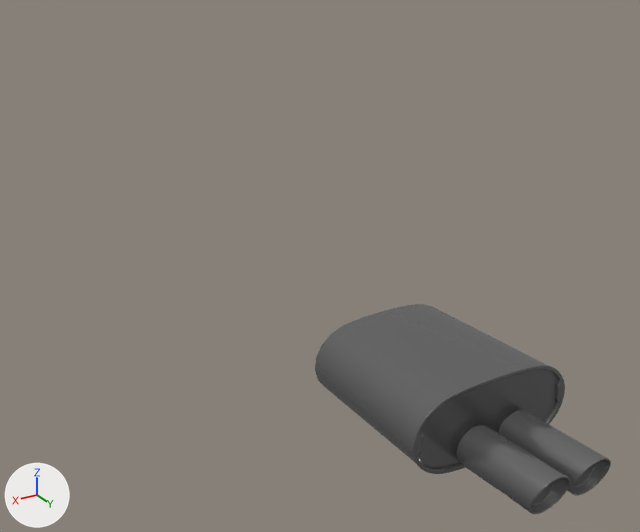
The Blender file content/cars/nissan_rs13/exhaust_oem.blend: old version first, new version second.
Before and after are seen from a 50 mm lens placed at (1.35, 2.89, 0.85), pointed at (0.17, 0.92, -0.13). Arrows for +X, +Y and +Z are at lower left; the lights stay in place.

Before the edit, the objects in view are built like this:
```python
mat_chrome = principled_material('Chrome')
mat_chrome.base_color = (0.214, 0.214, 0.214)  # grey #7f7f7f
mat_chrome.metallic = 0.7
mat_chrome.roughness = 0.2
mat_chrome.specular_ior_level = 0.0
me_exhaust = bpy.data.meshes.new('Exhaust')
me_exhaust.from_pydata(...)  # 1637 vertices, 2458 faces; spans x -0.664..-0.355, y -0.019..0.144, z 1.704..2.186
me_exhaust.materials.append(mat_chrome)  # grey #7f7f7f
ob_exhaust = bpy.data.objects.new('Exhaust', me_exhaust)
ob_exhaust.location = (0.0, 0.0, 0.015)
ob_exhaust.rotation_euler = (1.571, 0.0, 3.142)  # degrees (90, 0, 180)
```
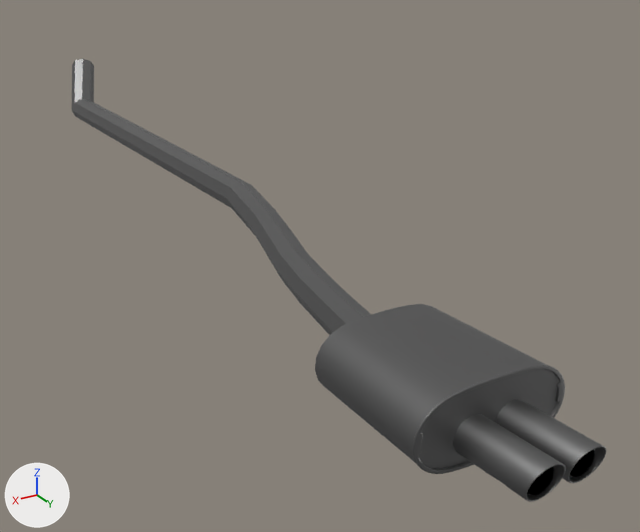
Commit message: Update ofmaterial for exhaust_oem

Changed parts and their boxes [x1, y1, x2, y2] in the pictures (640 x 532 px; the box of a moved part takes in the faces that stretch with it):
'Exhaust', reshaped (80% wider, 110% taller): before [315, 304, 611, 514]; after [71, 59, 606, 502]
'Exhaust Inside', added (black): after [527, 449, 595, 496]
part 1 of me_exhaust, added: after [71, 59, 371, 335]
part 2 of me_exhaust, deleted: before [532, 481, 555, 506]
part 3 of me_exhaust, moved or reshaped: before [457, 410, 611, 514]; after [453, 400, 606, 502]

What changed in the scene script:
```text
Change mat_chrome:
    mat_chrome.roughness: 0.2 -> 0.5
    mat_chrome.metallic: 0.7 -> 1.0
Add mat_black_mate:
    mat_black_mate = principled_material('Black Mate')
    mat_black_mate.base_color = (0.00258, 0.00258, 0.00258)  # black #090909
    mat_black_mate.metallic = 1.0
    mat_black_mate.roughness = 0.25
    mat_black_mate.specular_ior_level = 0.0
Change me_exhaust:
    used by ob_exhaust; location = (0.0, 0.0, 0.015); rotation_euler = (1.571, 0.0, 3.142), in degrees (90, 0, 180)
    remove me_exhaust.from_pydata(...)  # 1637 vertices, 2458 faces; spans x -0.664..-0.355, y -0.019..0.144, z 1.704..2.186
    add me_exhaust.from_pydata(...)  # 1393 vertices, 2062 faces; spans x -0.664..-0.224, y -0.052..0.172, z -0.891..2.175
    me_exhaust part 1: a new loose piece of 80 vertices spanning x -0.569..-0.224, y -0.052..0.172, z -0.891..1.797, in mat_chrome (grey #808080)
    me_exhaust part 2: the loose piece of 162 vertices spanning x -0.575..-0.52, y 0.011..0.074, z 2.0..2.157 is deleted
    me_exhaust part 3: 637 vertices moved from x -0.583..-0.43, y 0.0..0.084, z 2.014..2.186 to x -0.583..-0.43, y 0.015..0.099, z 2.004..2.175; 189 vertices removed from x -0.493..-0.437, y 0.0..0.074, z 2.0..2.157; 27 vertices added at x -0.493..-0.437, y 0.017..0.04, z 2.004..2.084
Add me_exhaust_inside:
    me_exhaust_inside.from_pydata(...)  # 324 vertices, 556 faces; spans x -0.5749..-0.4379, y 0.0122..0.0737, z 2.0149..2.1567
    me_exhaust_inside.materials.append(mat_black_mate)  # black #090909
Add ob_exhaust_inside:
    ob_exhaust_inside = bpy.data.objects.new('Exhaust Inside', me_exhaust_inside)
    ob_exhaust_inside.location = (0.0, -0.003, 0.03)
    ob_exhaust_inside.rotation_euler = (1.571, 0.0, 3.142)  # degrees (90, 0, 180)
```
